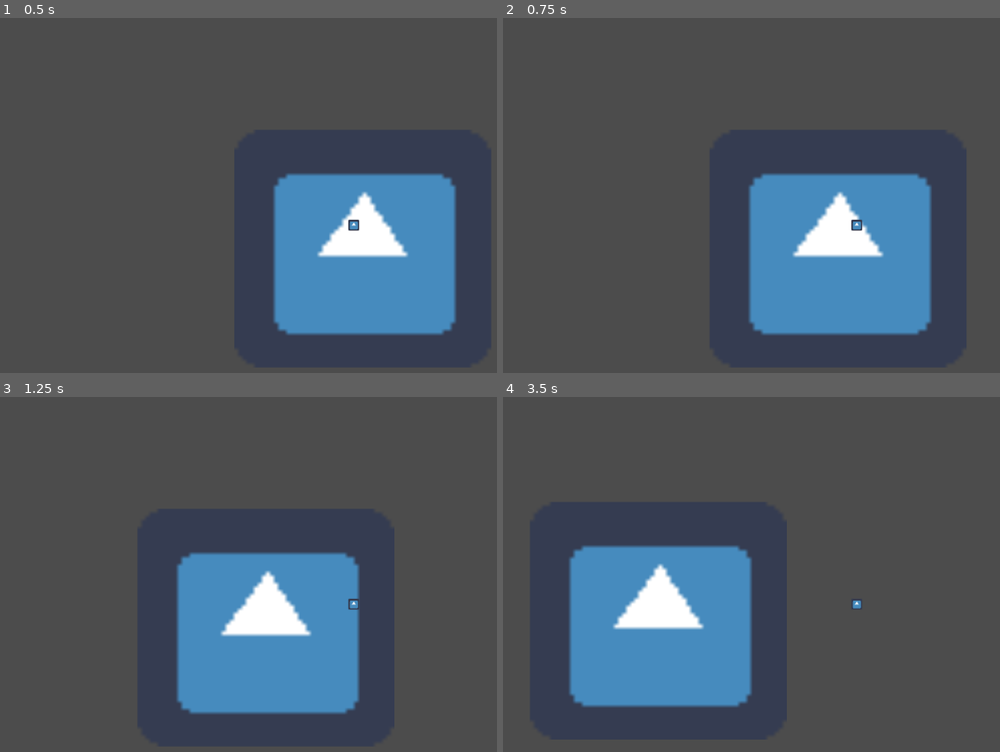
Above: before the commit, frames 1-4 (two rows, left to right).
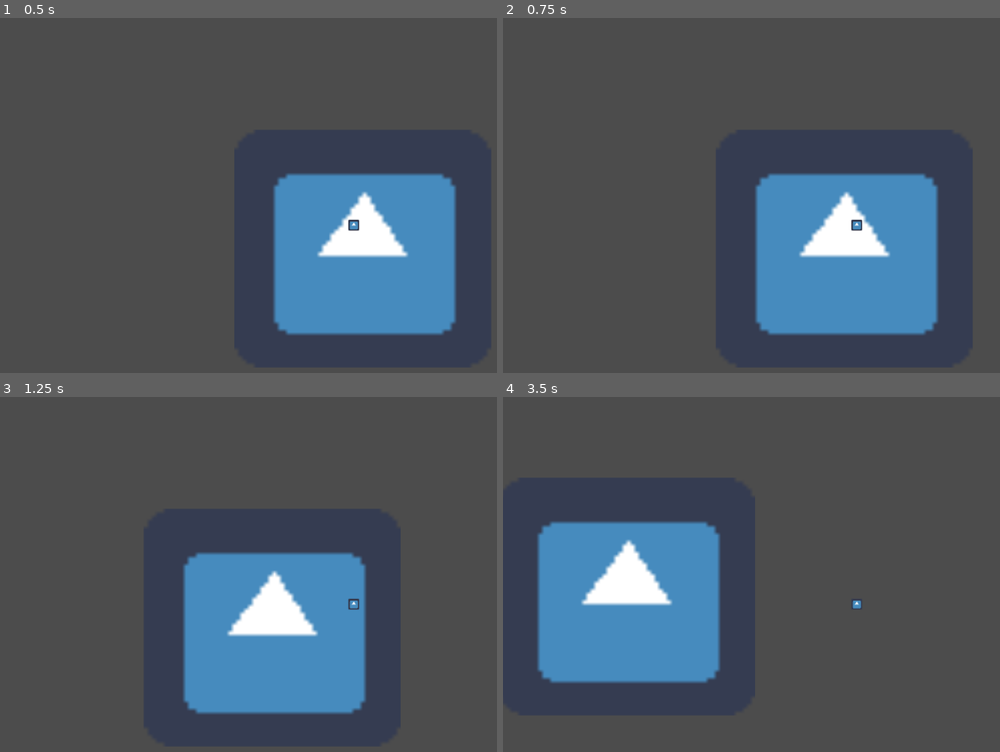
Above: after the commit, the same moments.

Repository: Dethcrvsh/carpentry-conjuring
Game: Godot game, scene res://Main.tscn
Same seed, same stepped clock (60 frames per second), same inputs: the game is played once before the commit and once after it. The engine's default icon, where the game draws it, is replaced by a stand-in: a white triangle on a blue panel in a dark square.
Inputs:
- Up to frame 1 (0.5 s): no input
- Up to frame 2 (0.75 s): tap Enter at 0.5 s; hold D (move_right) from 0.53 s (still down)
- Up to frame 3 (1.25 s): keep holding D (move_right)
- Up to frame 4 (3.5 s): release D (move_right) at 1.28 s; hold S (move_down) 1.28-2.03 s; hold D (move_right) 2.03-2.78 s; hold W (move_up) from 2.78 s (still down)

Frame 1 is identical in both runs. In frame 2, 2.4% of the frame differs, in the area x 49-88%, y 43-90%; in frame 3, 2.4%; in frame 4, 13%, in the area x 6-50%, y 35-88%.

Commit message:
added player acceleration

Diff:
--- a/Player.gd
+++ b/Player.gd
@@ -2,6 +2,8 @@
 
 var vel = Vector2.ZERO
 const speed = 200
+const acc = 30
+const decc = 50
 
 # Called when the node enters the scene tree for the first time.
 func _ready():
@@ -21,5 +23,13 @@
 		move_dir.x = -1
 	if Input.is_action_pressed("move_right"):
 		move_dir.x = 1
-	vel = move_dir.normalized()*speed
+	# Deccelerate if no inputs
+	if move_dir.x == 0 and move_dir.y == 0:
+		if vel.length() < decc:
+			vel = Vector2.ZERO
+		else:
+			vel = vel - vel.normalized()*decc
+	else:
+		var run_force = move_dir.normalized()*acc
+		vel = (vel+run_force).clamped(speed)
 	move_and_slide(vel)
